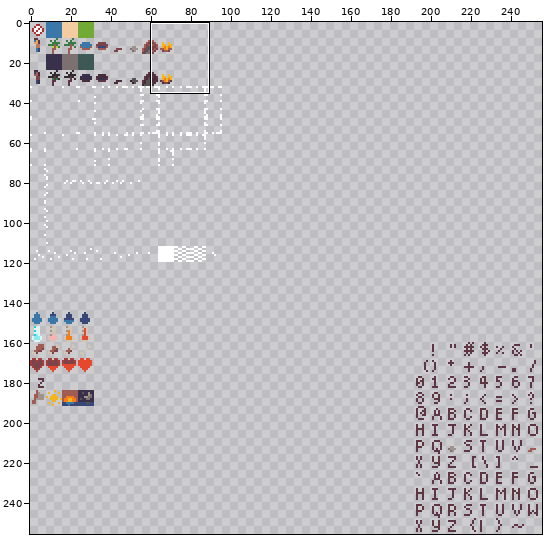
One commit to this sprite sheet: ld50/data/sprites.png. Above: a wide view before the commit, with the close-up outlined.
Close-up. Before the commit:
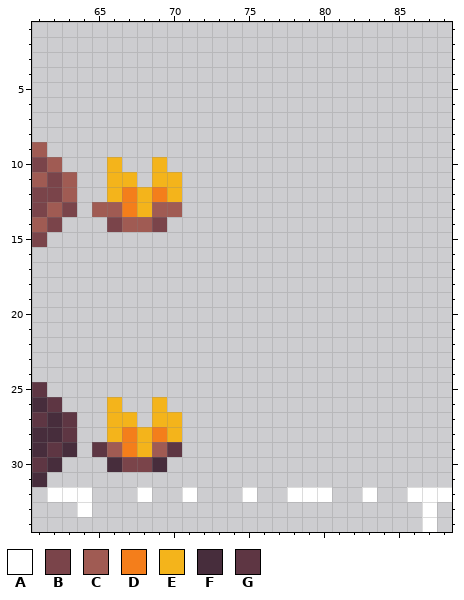
The file is 256x256 pixels. Shown: x 61..88, y 1..34.
Palette (. is transparent): A #ffffff  B #7a444a  C #a05b53  D #f47e1b  E #f4b41b  F #472d3c  G #5e3643
Pixels before, first column x 61:
 9 C...........................
10 BC...E..E...................
11 CBC..EE.EE..................
12 BBC..EDEDE..................
13 BCB.CCDECC..................
14 CB...BCCB...................
15 B...........................
16 ............................
17 ............................
18 ............................
19 ............................
20 ............................
21 ............................
22 ............................
23 ............................
24 ............................
25 G...........................
26 FG...E..E...................
27 GFG..EE.EE..................
28 FFG..EDEDE..................
29 FGF.GCDECG..................
30 GF...FBBF...................
31 F...........................
32 .AAA...A..A...A..AAA..A..AAA
33 ...A......................A.
34 ..........................A.
After:
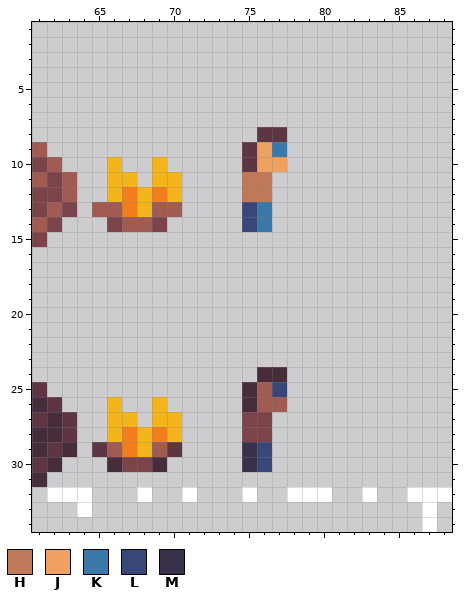
Colours new in this view: H #bf7958  J #eea160  K #3978a8  L #394778  M #39314b
The exact change:
Changed rows in their new state; - is an unchanged pixel.
first column x 75:
 8 -GG
 9 GJK
10 GJJ
11 HH-
12 HH-
13 LK-
14 LK-
first column x 75:
24 -FF
25 FCL
26 FCC
27 BB-
28 BB-
29 ML-
30 ML-
Where, in picture pixels (left, top, right, bottom), the same in both close-ups:
added: (242, 127, 287, 232)
added: (242, 367, 287, 472)
